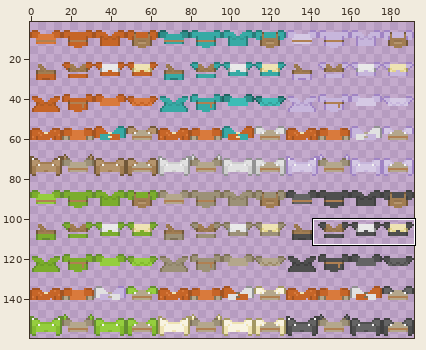
One commit to this sprite sheet: Untitled Shared/Assets.xcassets/_Game/Tileset/armorTileset.imageset/armorTileset.png. The first picture is a wide view before the edit; the outline marks the close-up.
Close-up. The starting point:
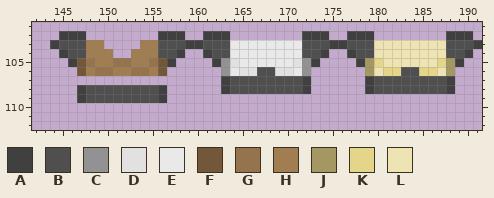
The file is 192x160 pixels. Colours within 5 levels of each other are drawn and written as one. Shown: x 142..191, y 101..112. The wide view leaves out empty margins. The commit also changed other parts of the picture, which this record leaves out.
Palette (. is transparent): A #404040  B #4f4f4f  C #929292  D #e1e1e1  E #e9e9e9  F #725839  G #95744d  H #a17d52  J #a49862  K #e4d589  L #eee3b3
After the commit:
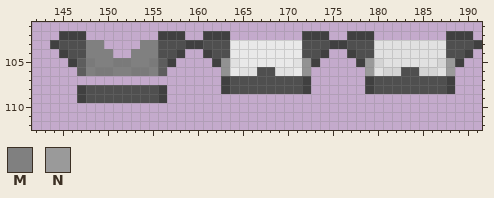
Colours new in this view: M #808080  N #9a9a9a
Difference:
Colour F changes from #725839 to #5d5d5d.
Colour G changes from #95744d to #7a7a7a.
Colour K changes from #e4d589 to #d4d4d4.
Colour L gives way to colour D in rows 103 to 104 at x 180 to 187; in row 105 at x 181 to 186; in row 106 at x 180 and 187.
Colour H gives way to colour M in row 103 at x 148 to 149 and 154 to 155; in row 104 at x 148 to 150 and 153 to 155; in row 105 at x 149 to 150 and 153 to 154; in row 106 at x 148, 151 to 152 and 155.
Colour J gives way to colour N in rows 105 to 106 at x 179 and 188.
Where, in picture pixels (left, top, right, bottom), the same in both close-ups:
changed: (77, 40, 167, 76)
changed: (365, 40, 455, 76)
